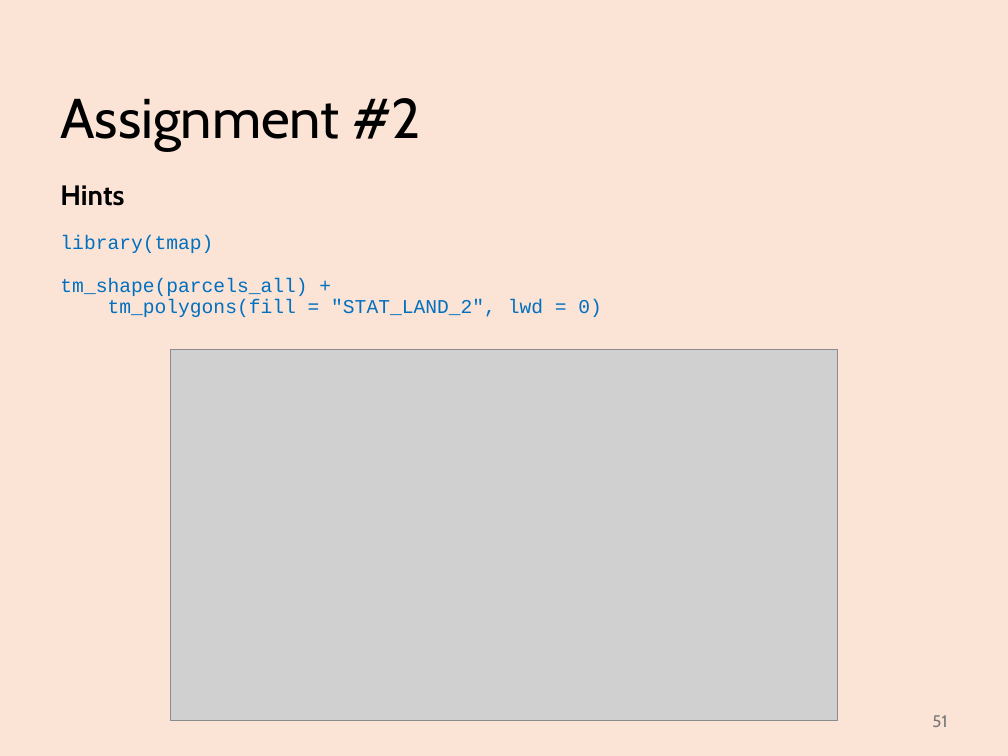
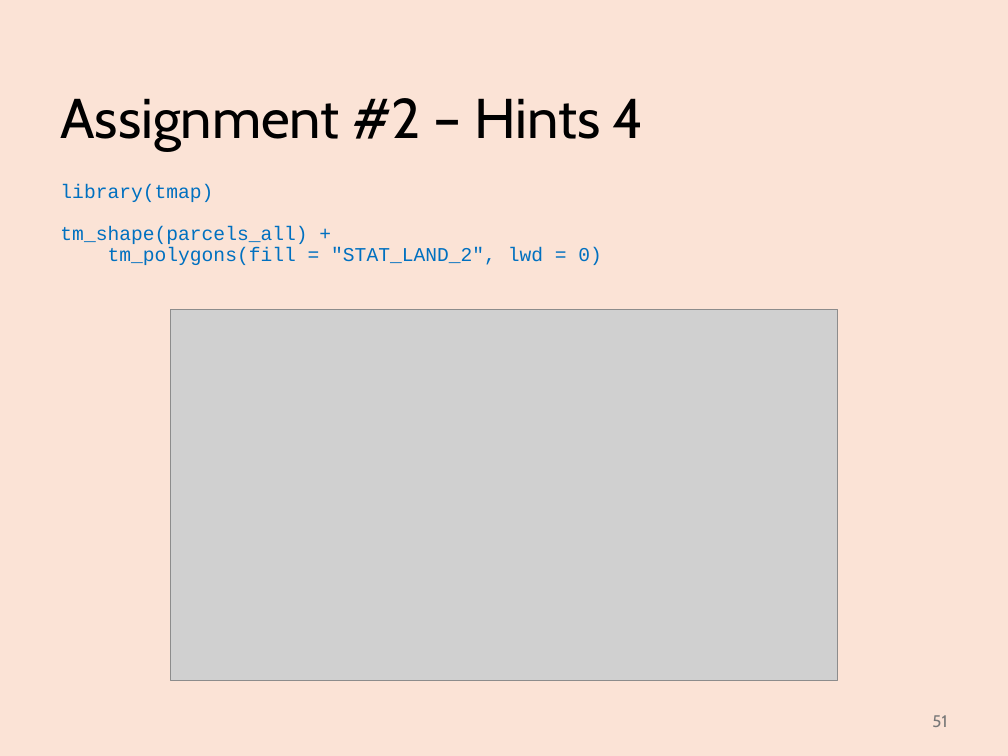
Before and after one commit to abuabara/abuabara.github.io, a slide deck: slide 51 of DAEN489S26/week2.pptx. Drawn at 1008x756 pixels with LibreOffice and Linux fonts; fonts in the diff are those of the drawing; grey boxes stand for pictures. Boxes give left, top, right and bottom in pixels: in the first picture for what was removed or moved away, otherwise in the second. Text is boxed around its words. In the diff, an @@ line names an element or a change of style, - is before the commit and + after.

```diff
--- a/DAEN489S26/week2.pptx
+++ b/DAEN489S26/week2.pptx
@@ title at bbox=[60, 98, 644, 151]: text changed @@
-Assignment #2
+Assignment #2 – Hints 4
@@ text at bbox=[60, 185, 124, 206]: paragraph removed @@
-Hints
@@ picture: place and size @@
-picture at bbox=[170, 350, 838, 721]
+picture at bbox=[170, 309, 838, 680]
```
Also in this commit, not shown: 11 other slides changed, 2 other files.
